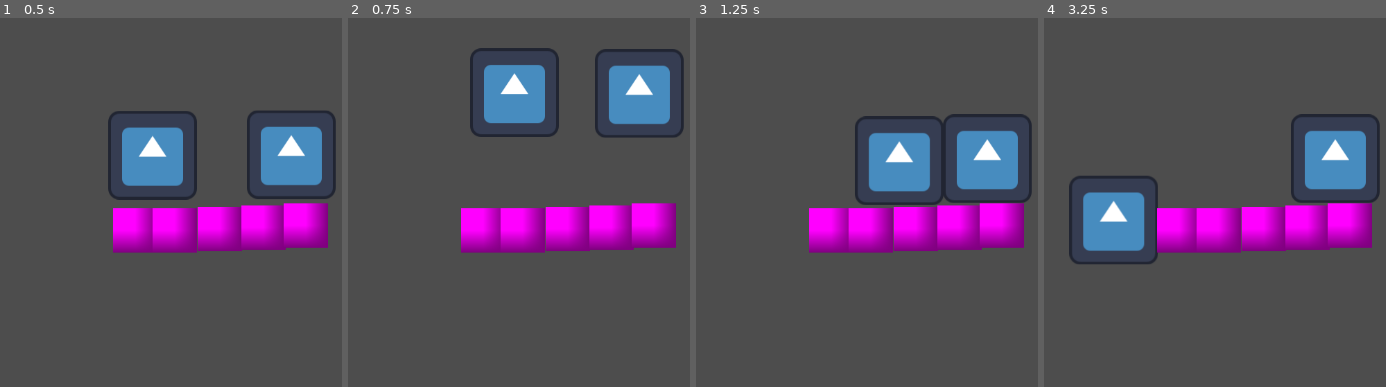
Above: before the commit, frames 1-4 (left to right).
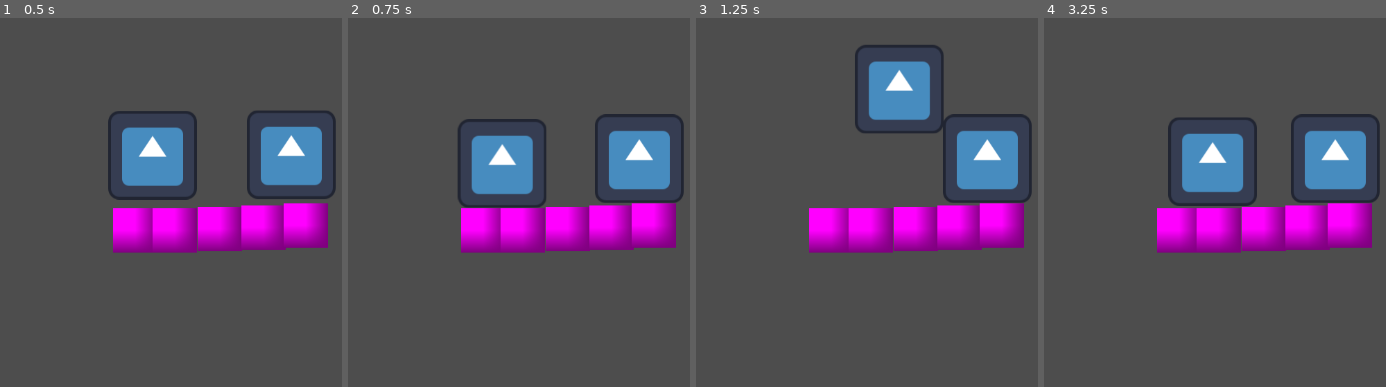
Above: after the commit, the same moments.

Repository: NahuelArrieta/ChronosSociety
Game: Godot game, scene res://levels/level.tscn
Same seed, same stepped clock (60 frames per second), same inputs: the game is played once before the commit and once after it. The engine's default icon, where the game draws it, is replaced by a stand-in: a white triangle on a blue panel in a dark square.
Inputs:
- Up to frame 1 (0.5 s): no input
- Up to frame 2 (0.75 s): tap Enter (ui_accept) at 0.5, 0.6 s; hold D (RIGHT_P1) from 0.53 s (still down)
- Up to frame 3 (1.25 s): keep holding D (RIGHT_P1); tap W (JUMP_P1) at 0.77, 1.07 s; tap Space (REVERT_P1, bound only after the commit) at 0.8 s
- Up to frame 4 (3.25 s): tap Space (REVERT_P1, bound only after the commit) at 1.35 s; tap W (JUMP_P1) at 1.52, 1.82, 2.3, 2.85, 3.02 s; tap Shift (REVERT_P2, bound only after the commit) at 1.55, 2.1 s; release D (RIGHT_P1) at 2.03 s; hold A (LEFT_P1) 2.03-2.78 s; hold D (RIGHT_P1) from 2.78 s (still down); tap Enter (ui_accept) at 3.05 s

Frame 1 is identical in both runs. In frame 2, 14% of the frame differs, in the area x 32-99%, y 8-52%; in frame 3, 6.9%; in frame 4, 7.5%.

Commit message:
add second player

Diff:
--- a/controllers/time_travel_controller.gd
+++ b/controllers/time_travel_controller.gd
@@ -1,6 +1,11 @@
 extends Node
 
 var is_reverting = false
+
+const revert_time_inputs = [
+	"REVERT_P1",
+	"REVERT_P2",
+]
 
 func _ready():
 	start_log_timer()
@@ -14,16 +19,17 @@
 	add_child(record_timer)
 
 func _physics_process(delta):
-	# Check if the revert time button is pressed to start the timer.
-	if Input.is_action_just_pressed("ui_accept"):
-		# Start the timer and make it repeat.
-		is_reverting = true
-		Global.revert_started.emit()
+	for i in revert_time_inputs.size():
+		var input = revert_time_inputs[i]
+		var player = i +1
 
-	# Check if the revert time button is released to stop the timer.
-	if Input.is_action_just_released("ui_accept"):
-		is_reverting = false
-		Global.revert_stopped.emit()
+		if Input.is_action_just_pressed(input):
+			is_reverting = true
+			Global.revert_started.emit(player)
+
+		if Input.is_action_just_released(input):
+			is_reverting = false
+			Global.revert_stopped.emit()
 
 func _on_record_timer_timeout():
 	if is_reverting:
--- a/entities/player/player.gd
+++ b/entities/player/player.gd
@@ -2,19 +2,26 @@
 
 @export var speed = 300.0
 @export var jump_velocity = -450.0
+@export var player_number = 1
 
 ## Input map
-@export var left_action: String = "LEFT_P1"
-@export var right_action: String = "RIGHT_P1"
-@export var jump_action: String = "JUMP_P1"
+var left_action: String
+var right_action: String
+var jump_action: String
+
 
 var is_reverting = false
 var _state_history = []
 
 func _ready():
+	left_action = "LEFT_P%d" % player_number
+	right_action = "RIGHT_P%d" % player_number
+	jump_action = "JUMP_P%d" % player_number
+
 	Global.revert_started.connect(start_reverting)
 	Global.revert_stopped.connect(stop_reverting)
 	add_to_group(Global.TIME_TRAVEL_GROUP)
+
 
 func _physics_process(delta):
 	if is_reverting:
@@ -42,7 +49,9 @@
 	if _state_history.size() > Global._max_history_length:
 		_state_history.pop_back()
 
-func start_reverting():
+func start_reverting(player):
+	if player == player_number:
+		return
 	is_reverting = true
 
 func stop_reverting():
--- a/global.gd
+++ b/global.gd
@@ -9,5 +9,5 @@
 const TIME_TRAVEL_GROUP = "time_travelable"
 
 ## Signals
-signal revert_started()
+signal revert_started(player: int)
 signal revert_stopped()
--- a/levels/level.tscn
+++ b/levels/level.tscn
@@ -31,6 +31,4 @@
 
 [node name="Player2" parent="." instance=ExtResource("1_80vhd")]
 position = Vector2(420, 186)
-left_action = "LEFT_P2"
-right_action = "RIGHT_P2"
-jump_action = "JUMP_P2"
+player_number = 2
--- a/project.godot
+++ b/project.godot
@@ -51,3 +51,13 @@
 "events": [Object(InputEventKey,"resource_local_to_scene":false,"resource_name":"","device":-1,"window_id":0,"alt_press …(195 unchanged characters)…
 ]
 }
+REVERT_P1={
+"deadzone": 0.2,
+"events": [Object(InputEventKey,"resource_local_to_scene":false,"resource_name":"","device":-1,"window_id":0,"alt_pressed":false,"shift_pressed":false,"ctrl_pressed":false,"meta_pressed":false,"pressed":false,"keycode":0,"physical_keycode":32,"key_label":0,"unicode":32,"location":0,"echo":false,"script":null)
+]
+}
+REVERT_P2={
+"deadzone": 0.2,
+"events": [Object(InputEventKey,"resource_local_to_scene":false,"resource_name":"","device":-1,"window_id":0,"alt_pressed":false,"shift_pressed":false,"ctrl_pressed":false,"meta_pressed":false,"pressed":false,"keycode":0,"physical_keycode":4194325,"key_label":0,"unicode":0,"location":0,"echo":false,"script":null)
+]
+}
